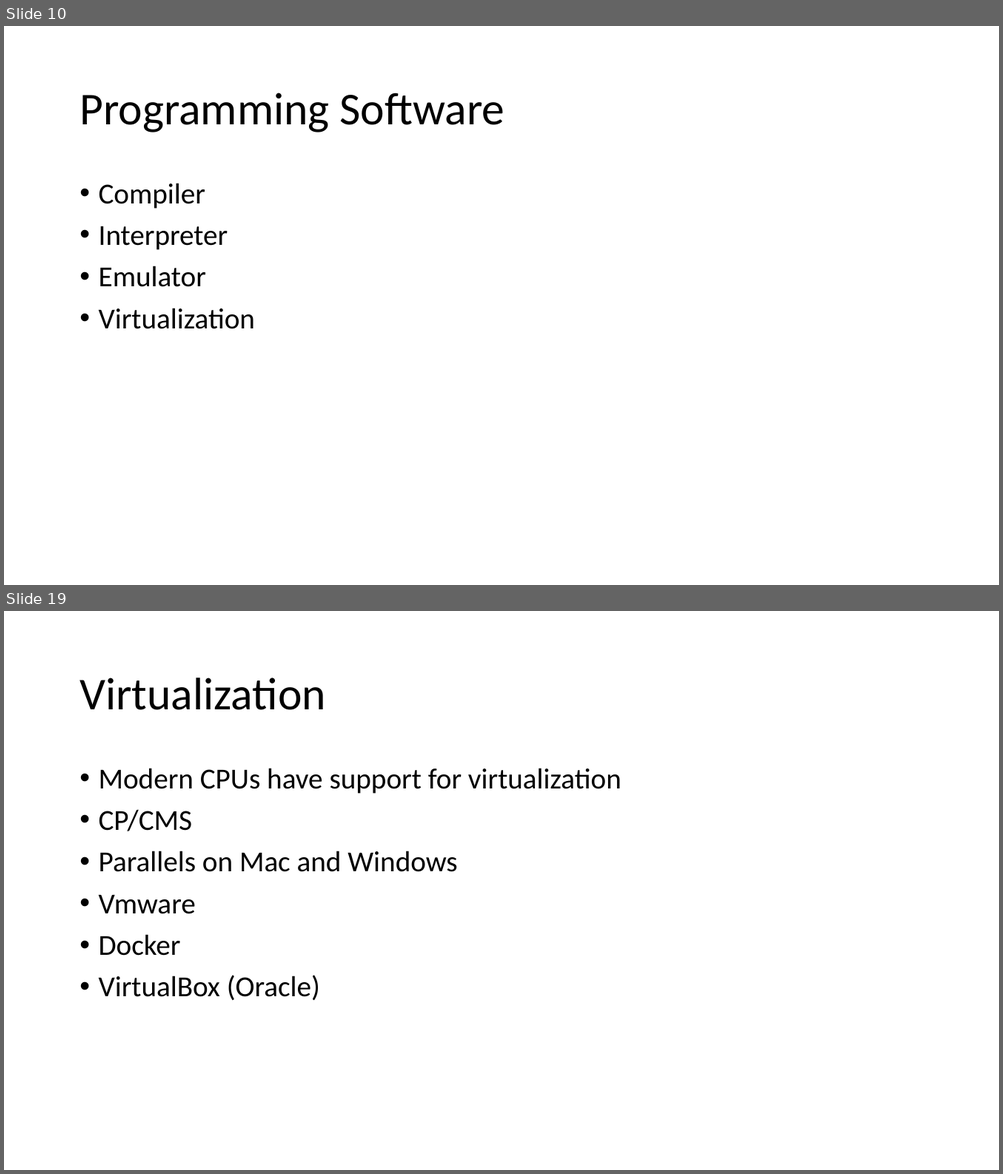
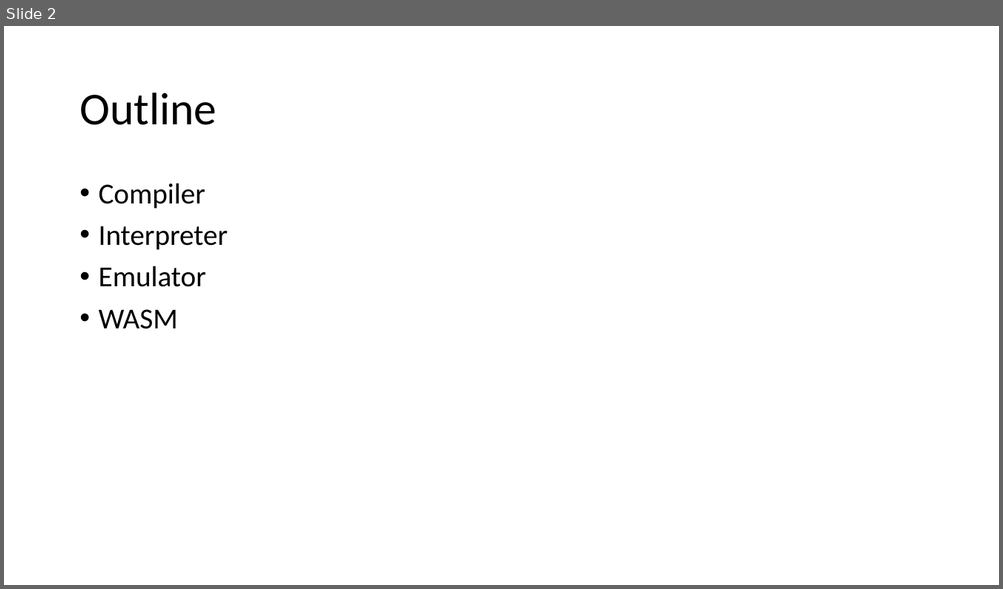
Before and after one commit to csev/ca4e, a slide deck: lectures/05-Software.pptx. Shown one above the other, each under a label of ours: slides 10 and 19 before the commit, slide 2 after it; the slides between them are not shown. The pictures are 1003x1174 and 1003x589 pixels, drawn with LibreOffice and Linux fonts; fonts in the diff are those of the drawing. Boxes give left, top, right and bottom in pixels: in the first picture for what was removed or moved away, otherwise in the second. Text is boxed around its words. In the diff, an @@ line names an element or a change of style, - is before the commit and + after.

```diff
--- a/lectures/05-Software.pptx
+++ b/lectures/05-Software.pptx
@@ slide 19 removed at box(4, 611, 999, 1170), background #FFFFFF @@
@@ title removed at box(79, 678, 326, 710) @@
-Virtualization
@@ text removed at box(99, 768, 621, 1001) @@
-• Modern CPUs have support for virtualization
-• CP/CMS
-• Parallels on Mac and Windows
-• Vmware
-• Docker
-• VirtualBox (Oracle)
@@ what was slide 10 is now slide 2 @@
@@ slide 2 changed as well @@
@@ title at box(79, 93, 216, 125): text changed @@
-Programming Software
+Outline
@@ text at box(99, 309, 178, 329): text changed @@
-• Virtualization
+• WASM
```
Also in this commit, not shown: 2 other slides changed, 4 slides added, 15 other slides removed, 1 other file.
